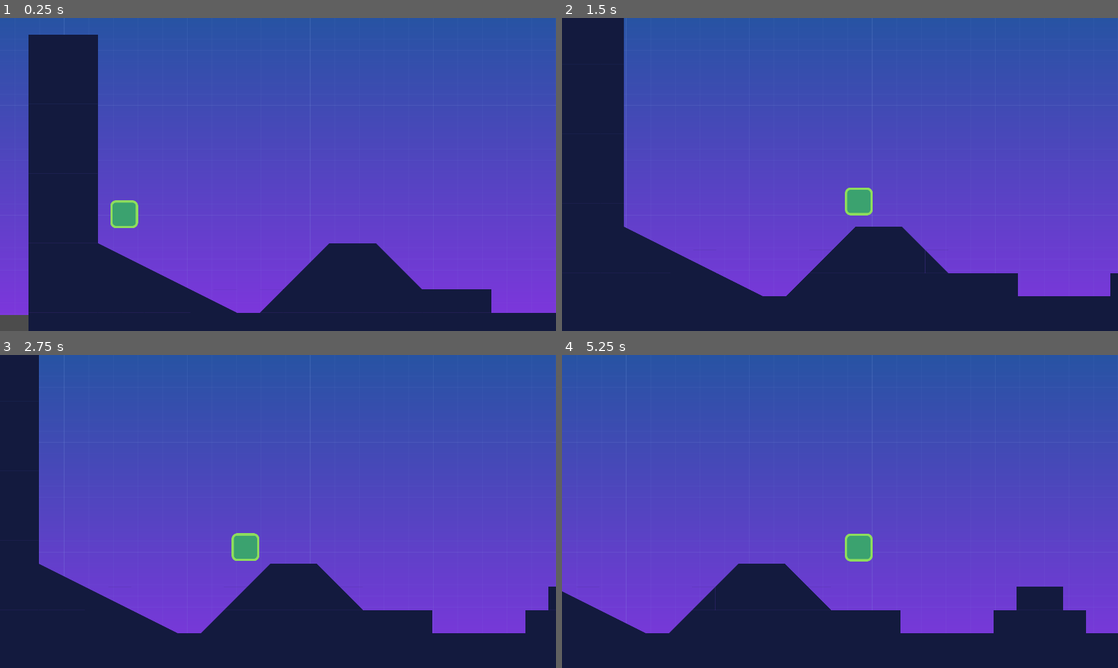
Above: before the commit, frames 1-4 (two rows, left to right).
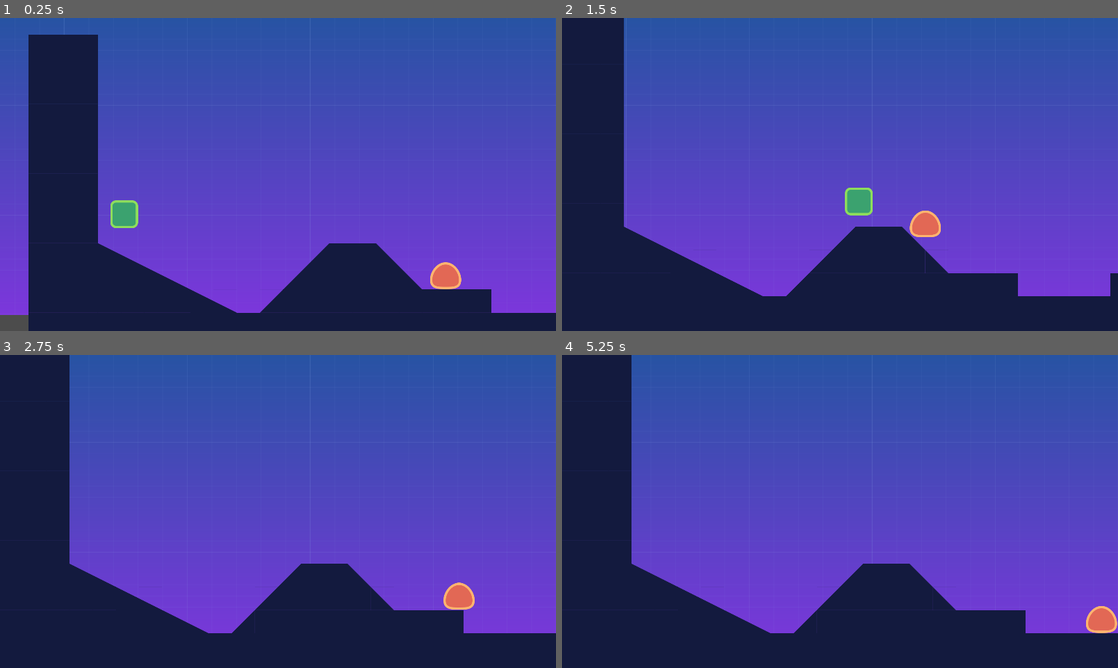
Above: after the commit, the same moments.

Repository: lukeeingram/basic-platfomer
Game: Godot game, scene res://src/Levels/LevelTemplate.tscn
Same seed, same stepped clock (60 frames per second), same inputs: the game is played once before the commit and once after it.
Inputs:
- Up to frame 1 (0.25 s): no input
- Up to frame 2 (1.5 s): hold D (move_right) from 0.53 s (still down); tap W (jump) at 0.77 s
- Up to frame 3 (2.75 s): tap W (jump) at 1.52 s; release D (move_right) at 2.03 s; hold A (move_left) from 2.03 s (still down)
- Up to frame 4 (5.25 s): release A (move_left) at 2.78 s; hold D (move_right) 2.78-4.28 s; tap W (jump) at 3.02, 3.77, 4.52 s; hold A (move_left) 4.28-5.03 s; hold D (move_right) from 5.03 s (still down)

The runs differ from the first frame. In frame 1, 0.4% of the frame differs, in the area x 77-83%, y 78-87%; in frame 2, 0.4%; in frame 3, 8.8%; in frame 4, 21%, in the area x 0-100%, y 0-89%.

Commit message:
Add add'l enemy, change enemy slope behavior

Diff:
--- a/src/Actors/Enemy.gd
+++ b/src/Actors/Enemy.gd
@@ -6,9 +6,12 @@
 	_velocity.x = -speed.x
 
 func _physics_process(delta: float) -> void:
+	var snap := Vector2.DOWN * 50.0
 	_velocity.y = gravity * delta
 	_velocity.x *= -1 if is_on_wall() else 1
-	_velocity.y = move_and_slide(_velocity, FLOOR_NORMAL).y
+	_velocity.y = move_and_slide_with_snap(_velocity, snap, FLOOR_NORMAL).y
+
+
 
 func kill() -> void:
 	queue_free()
--- a/src/Levels/LevelTemplate.tscn
+++ b/src/Levels/LevelTemplate.tscn
@@ -33,7 +33,12 @@
 gravity = 5000.0
 
 [node name="Enemy2" parent="Enemies" instance=ExtResource( 3 )]
-position = Vector2( 3814, 964 )
+position = Vector2( 1501, 868 )
+speed = Vector2( 300, 1500 )
+gravity = 5000.0
+
+[node name="Enemy3" parent="Enemies" instance=ExtResource( 3 )]
+position = Vector2( 3815, 961 )
 speed = Vector2( 300, 1500 )
 gravity = 5000.0
 
